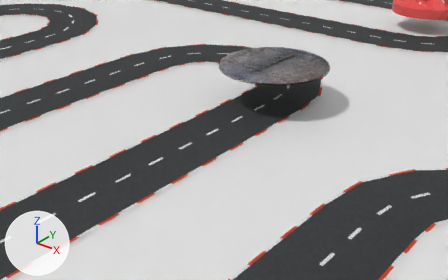
The Blender file assets/models/pinball_world_1.blend: old version first, new version second.
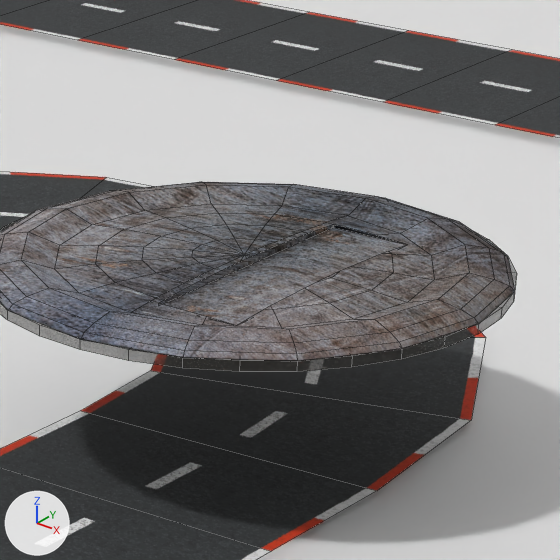
There are two pictures of each version: one from a 50 mm camera at (0.358, -0.534, 0.219) aimed at (-0.018, -0.064, -0.072), one close up on the part from 50% to 76% of the width and 3% to 45% of the height. Arrows for +X, +Y and +Z are at lower left; the lights stay in place. The close-ups show mesh edges as thin lines. Objects named as collision shapes, trigger or cutter boxes, shadow casters or lower levels of detail are left out.

The scene before the commit, as lines of its bpy script (objects in view):
```python
me_build_mark = bpy.data.meshes.new('build_mark')
me_build_mark.from_pydata(...)  # 128 vertices, 98 faces; spans x -0.06..0.06, y -0.06..0.06, z -0.0022..0.0002
me_build_mark.materials.append(mat_build_mark_material)  # dark grey #63605a
me_foundation_lid_bottom = bpy.data.meshes.new('foundation_lid_bottom')
me_foundation_lid_bottom.from_pydata(...)  # 102 vertices, 67 faces, 3 loose edges; spans x -0.06..0.0, y -0.06..0.06, z 0.0..0.0033
me_foundation_lid_bottom.materials.append(mat_foundation_lid_material)  # picture img_foundation_lid_texture_png
me_foundation_lid_top = bpy.data.meshes.new('foundation_lid_top')
me_foundation_lid_top.from_pydata(...)  # 73 vertices, 66 faces; spans x 0.0..0.06, y -0.06..0.06, z 0.0..0.0033
me_foundation_lid_top.materials.append(mat_foundation_lid_material)  # picture img_foundation_lid_texture_png
ob_build_mark = bpy.data.objects.new('build_mark', me_build_mark)
ob_build_mark.location = (0.0, 0.0, 0.0)
ob_foundation_lid_bottom = bpy.data.objects.new('foundation_lid_bottom', me_foundation_lid_bottom)
ob_foundation_lid_bottom.location = (0.06, 0.0, 0.0)
ob_foundation_lid_top = bpy.data.objects.new('foundation_lid_top', me_foundation_lid_top)
ob_foundation_lid_top.location = (-0.06, 0.0, 0.0)
# also in view: 'road_mesh' at (-0.124, -0.047, 0.002); 'world_1' at (0.0, 0.0, -0.061)
```
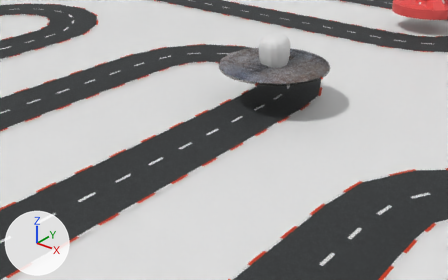
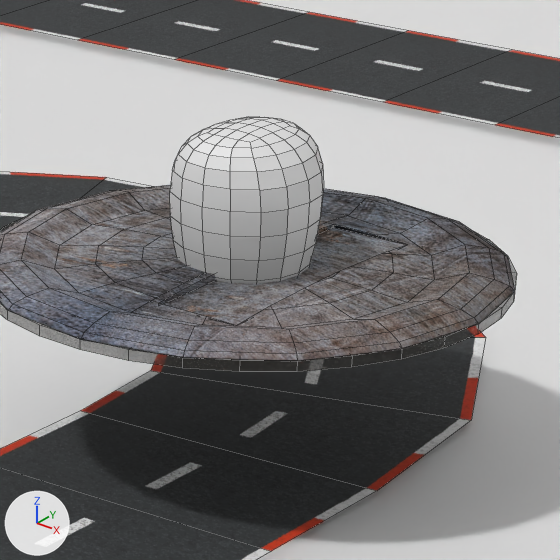
The edits, one by one:
Mesh me_lamp_bulb is new.
It has 226 vertices, 224 faces and spans x -0.0165..0.0165, y -0.017..0.017, z -0.0077..0.0324.
Object 'lamp_bulb' (ob_lamp_bulb) is new; it shows me_lamp_bulb.
Its location is (0.0, 0.0, 0.0).

Boxes (x1, y1, x2, y2) around the edits, measured in the close-ups (560 x 560 px):
'lamp_bulb', added: after (170, 117, 324, 284)
